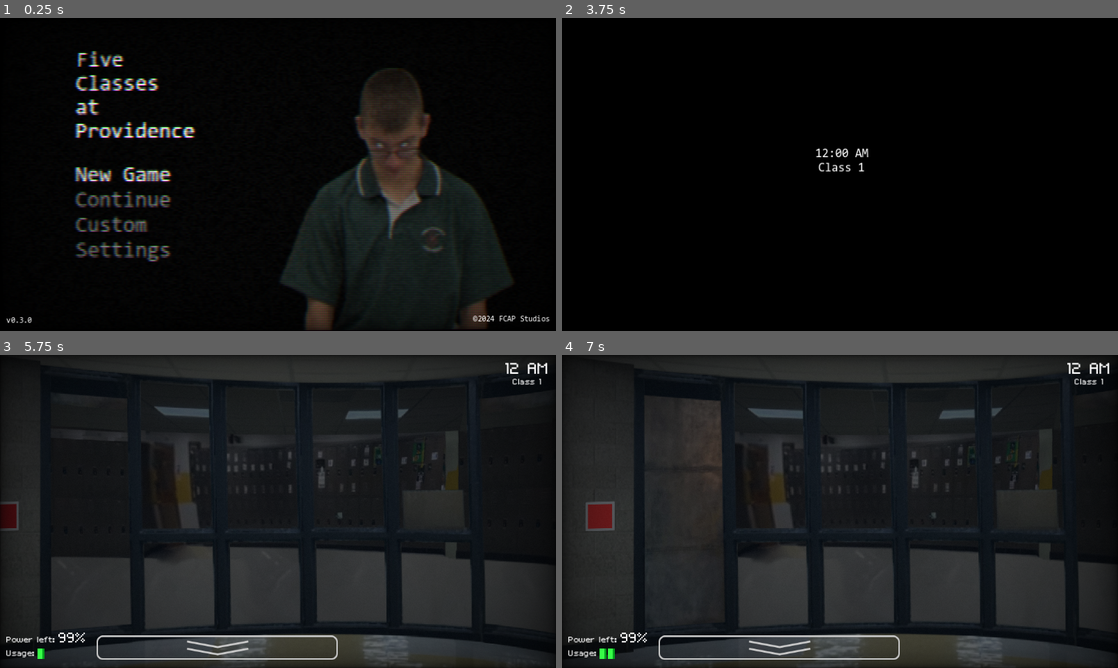
Above: before the commit, frames 1-4 (two rows, left to right).
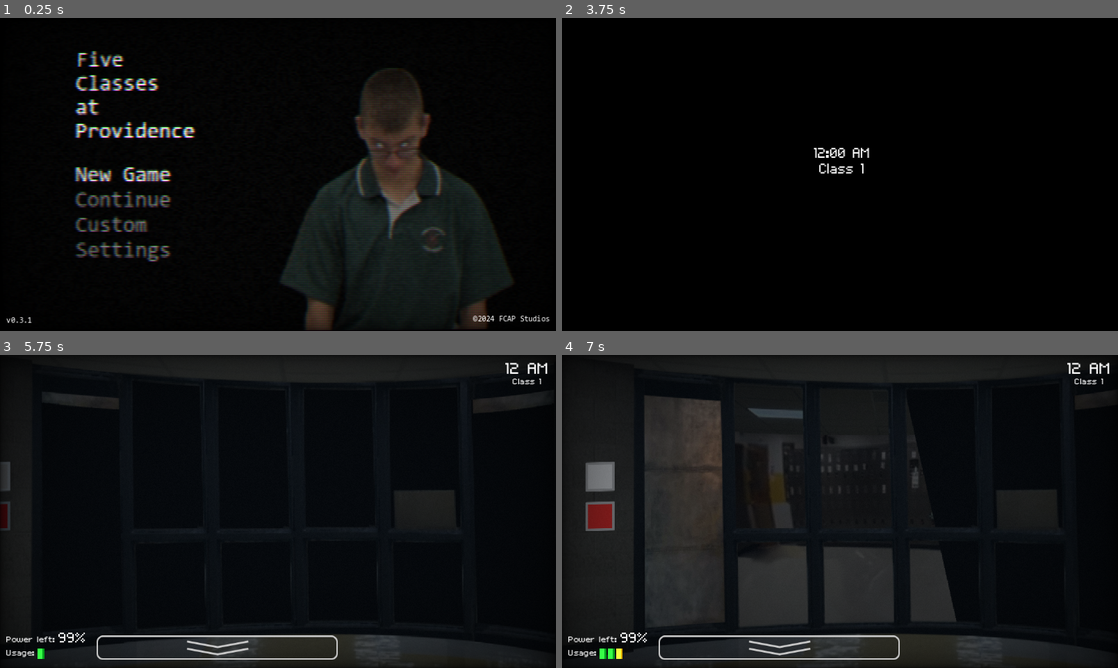
Above: after the commit, the same moments.

Repository: NMedvesky/fcap
Game: Godot game, scene res://scenes/main_menu.tscn
Two runs of this game, one before a commit and one after it. Both use one fixed random seed, a clock stepped at 60 frames per second and the inputs below.
Inputs (mouse positions are in pixels of both pictures, inside the frame that each line leads up to):
- Up to frame 1 (0.25 s): no input
- Up to frame 2 (3.75 s): click "New Game" at 0.5 s; move the mouse to (962, 158) at 1.27 s; move the mouse to (728, 190) at 2.02 s; tap Enter at 2.75 s; move the mouse to (895, 105) at 2.77 s; tap Space at 3.5 s; move the mouse to (812, 237) at 3.52 s
- Up to frame 3 (5.75 s): tap Enter at 4.25 s; move the mouse to (444, 558) at 4.27 s; tap Space at 5 s; move the mouse to (111, 464) at 5.02 s
- Up to frame 4 (7 s): click (567, 517) at 5.77 s; click (600, 477) at 6.52 s

The runs differ from the first frame. In frame 1, less than 0.1% of the frame differs, in the area x 4-6%, y 95-98%; in frame 2, 0.4%; in frame 3, 24%, in the area x 0-99%, y 7-100%; in frame 4, 8.1%.

Commit message:
Added death

Diff:
--- a/door_button.tres
+++ b/door_button.tres
@@ -1,9 +1,10 @@
 [gd_resource type="StyleBoxFlat" format=3 uid="uid://eidtbqnylfeh"]
 
 [resource]
-bg_color = Color(0.75353, 0.0434442, 0.0428038, 1)
+bg_color = Color(0.600473, 0.025248, 0.0253018, 1)
 skew = Vector2(0, 0.025)
 border_width_left = 5
 border_width_top = 5
 border_width_right = 5
 border_width_bottom = 5
+border_color = Color(0.507341, 0.572717, 0.612442, 1)
--- /dev/null
+++ b/light_button.tres
@@ -0,0 +1,10 @@
+[gd_resource type="StyleBoxFlat" format=3 uid="uid://c6d1p2jownw0n"]
+
+[resource]
+bg_color = Color(0.625597, 0.625597, 0.625597, 1)
+skew = Vector2(0, 0.025)
+border_width_left = 5
+border_width_top = 5
+border_width_right = 5
+border_width_bottom = 5
+border_color = Color(0.675693, 0.709162, 0.73977, 1)
--- /dev/null
+++ b/scenes/death.gd
@@ -0,0 +1 @@
+extends Node2D
--- /dev/null
+++ b/scenes/death.tscn
@@ -0,0 +1,30 @@
+[gd_scene load_steps=3 format=3 uid="uid://eh2xpi3cv3yy"]
+
+[ext_resource type="PackedScene" uid="uid://c2rs1sgqd85r" path="res://scenes/static_shader.tscn" id="1_0et0i"]
+[ext_resource type="Script" path="res://scripts/death.gd" id="1_36it1"]
+
+[node name="DeathScreen" type="Node2D"]
+script = ExtResource("1_36it1")
+
+[node name="ColorRect" type="ColorRect" parent="."]
+offset_right = 1152.0
+offset_bottom = 648.0
+color = Color(0, 0, 0, 1)
+
+[node name="Label" type="Label" parent="."]
+anchors_preset = 8
+anchor_left = 0.5
+anchor_top = 0.5
+anchor_right = 0.5
+anchor_bottom = 0.5
+offset_left = 458.0
+offset_top = 297.0
+offset_right = 678.0
+offset_bottom = 348.0
+grow_horizontal = 2
+grow_vertical = 2
+theme_override_colors/font_color = Color(1, 0, 0, 1)
+theme_override_font_sizes/font_size = 50
+text = "YOU DIED"
+
+[node name="Node2D" parent="." instance=ExtResource("1_0et0i")]
--- a/scenes/hud.tscn
+++ b/scenes/hud.tscn
@@ -304,6 +304,27 @@
 offset_bottom = 629.0
 color = Color(0.996078, 0.0627451, 0.109804, 1)
 
+[node name="PS5" type="Control" parent="Control/HBoxContainer"]
+unique_name_in_owner = true
+visible = false
+layout_mode = 2
+
+[node name="ColorRect2" type="ColorRect" parent="Control/HBoxContainer/PS5"]
+layout_mode = 0
+offset_left = 91.0
+offset_top = 606.0
+offset_right = 95.0
+offset_bottom = 629.0
+color = Color(0.631032, 2.29824e-06, 0.0483486, 1)
+
+[node name="ColorRect" type="ColorRect" parent="Control/HBoxContainer/PS5"]
+layout_mode = 0
+offset_left = 81.0
+offset_top = 606.0
+offset_right = 91.0
+offset_bottom = 629.0
+color = Color(0.996078, 0, 0, 1)
+
 [node name="FlipCameraButton" type="Sprite2D" parent="Control"]
 position = Vector2(450, 606)
 texture = ExtResource("3_jnajn")
--- a/scenes/main_menu.tscn
+++ b/scenes/main_menu.tscn
@@ -1,10 +1,11 @@
-[gd_scene load_steps=10 format=3 uid="uid://cxhritgu733yp"]
+[gd_scene load_steps=11 format=3 uid="uid://cxhritgu733yp"]
 
 [ext_resource type="Script" path="res://scripts/main_menu.gd" id="1_egnvw"]
 [ext_resource type="Texture2D" uid="uid://fhwgvg6yel0e" path="res://assets/andy.png" id="2_vd2sy"]
 [ext_resource type="Texture2D" uid="uid://daysfys1j15is" path="res://assets/andy3.png" id="3_1nenl"]
 [ext_resource type="Shader" path="res://static_shader.gdshader" id="3_4vg7o"]
 [ext_resource type="Texture2D" uid="uid://dguimrjyk1tkc" path="res://assets/andy2.png" id="4_svbk6"]
+[ext_resource type="FontFile" uid="uid://bbukuelexghp0" path="res://assets/Volter.ttf" id="6_axw02"]
 
 [sub_resource type="SpriteFrames" id="SpriteFrames_sdrxs"]
 animations = [{
@@ -189,7 +190,7 @@
 offset_right = 57.0
 offset_bottom = 636.0
 grow_vertical = 0
-text = "v0.3.0"
+text = "v0.3.1"
 vertical_alignment = 2
 
 [node name="copyright" type="Label" parent="Control"]
@@ -236,6 +237,7 @@
 offset_bottom = 316.0
 grow_horizontal = 2
 grow_vertical = 2
+theme_override_fonts/font = ExtResource("6_axw02")
 theme_override_font_sizes/font_size = 25
 text = "12:00 AM
 Class 1"
--- a/scenes/office.tscn
+++ b/scenes/office.tscn
@@ -10,7 +10,9 @@
 [ext_resource type="StyleBox" uid="uid://eidtbqnylfeh" path="res://door_button.tres" id="6_xt558"]
 [ext_resource type="Shader" path="res://static_shader.gdshader" id="7_0jlsc"]
 [ext_resource type="Texture2D" uid="uid://hmx07nkhv4bq" path="res://assets/office/walls.png" id="7_6ojnw"]
+[ext_resource type="Texture2D" uid="uid://5n20845gliv2" path="res://assets/andy_dark.png" id="7_c17fb"]
 [ext_resource type="PackedScene" uid="uid://baqi14unvsack" path="res://scenes/hud.tscn" id="8_72fp2"]
+[ext_resource type="StyleBox" uid="uid://c6d1p2jownw0n" path="res://light_button.tres" id="10_vyocw"]
 
 [sub_resource type="RectangleShape2D" id="RectangleShape2D_ucd8o"]
 size = Vector2(257, 688)
@@ -19,6 +21,14 @@
 
 [sub_resource type="StyleBoxFlat" id="StyleBoxFlat_nhuft"]
 bg_color = Color(0.989077, 0.161052, 0.131075, 1)
+skew = Vector2(0, 0.025)
+border_width_left = 5
+border_width_top = 5
+border_width_right = 5
+border_width_bottom = 5
+
+[sub_resource type="StyleBoxFlat" id="StyleBoxFlat_7u1s2"]
+bg_color = Color(1, 1, 1, 1)
 skew = Vector2(0, 0.025)
 border_width_left = 5
 border_width_top = 5
@@ -90,26 +100,54 @@
 offset_bottom = 40.0
 
 [node name="Background" type="Sprite2D" parent="CanvasLayer/ScrollView/SubViewport/Office"]
+modulate = Color(0.707967, 0.707967, 0.707967, 1)
 position = Vector2(742.08, 328.562)
 scale = Vector2(0.79, 0.79)
 texture = ExtResource("5_421ll")
 
 [node name="Andy" type="Sprite2D" parent="CanvasLayer/ScrollView/SubViewport/Office"]
 visible = false
+modulate = Color(0.486275, 0.486275, 0.486275, 1)
 scale = Vector2(0.715, 0.615)
 texture = ExtResource("3_gcs1j")
 
 [node name="John" type="Sprite2D" parent="CanvasLayer/ScrollView/SubViewport/Office"]
 visible = false
+modulate = Color(0.486275, 0.486275, 0.486275, 1)
 position = Vector2(1139, 344)
 scale = Vector2(0.697, 0.597)
 texture = ExtResource("4_b62ti")
 
 [node name="Sean" type="Sprite2D" parent="CanvasLayer/ScrollView/SubViewport/Office"]
 visible = false
+modulate = Color(0.485703, 0.485704, 0.485703, 1)
 position = Vector2(251, 337)
 scale = Vector2(0.735, 0.635)
 texture = ExtResource("5_bd8ah")
+
+[node name="LeftDarkness" type="Polygon2D" parent="CanvasLayer/ScrollView/SubViewport/Office"]
+position = Vector2(-0.582092, 0)
+scale = Vector2(1.00498, 1)
+color = Color(0, 0, 0, 1)
+polygon = PackedVector2Array(681.193, 106, 577.708, 524, 112.025, 532, 117, 93)
+
+[node name="RightDarkness" type="Polygon2D" parent="CanvasLayer/ScrollView/SubViewport/Office"]
+position = Vector2(588, 18)
+scale = Vector2(1.00498, 1)
+color = Color(0, 0, 0, 1)
+polygon = PackedVector2Array(689.569, 80, 677.629, 512, 233.837, 506, 115.426, 78)
+
+[node name="MiddleDarkness" type="Polygon2D" parent="CanvasLayer/ScrollView/SubViewport/Office"]
+position = Vector2(588, 18)
+scale = Vector2(1.00498, 1)
+color = Color(0, 0, 0, 1)
+polygon = PackedVector2Array(243.787, 502, -19.901, 505, 109.455, 28)
+
+[node name="DarkAndy" type="Sprite2D" parent="CanvasLayer/ScrollView/SubViewport/Office"]
+visible = false
+position = Vector2(248, 350)
+scale = Vector2(0.755, 0.655)
+texture = ExtResource("7_c17fb")
 
 [node name="RightDoor" type="Sprite2D" parent="CanvasLayer/ScrollView/SubViewport/Office"]
 unique_name_in_owner = true
@@ -125,6 +163,7 @@
 flip_h = true
 
 [node name="Walls" type="Sprite2D" parent="CanvasLayer/ScrollView/SubViewport/Office"]
+modulate = Color(0.537011, 0.537011, 0.537011, 1)
 position = Vector2(742.08, 328.562)
 scale = Vector2(0.79, 0.79)
 texture = ExtResource("7_6ojnw")
@@ -151,6 +190,34 @@
 theme_override_styles/normal = ExtResource("6_xt558")
 toggle_mode = true
 
+[node name="LeftLightButton" type="Button" parent="CanvasLayer/GUIControl"]
+unique_name_in_owner = true
+layout_mode = 0
+offset_left = -81.0
+offset_top = 222.0
+offset_right = -21.0
+offset_bottom = 282.0
+theme_override_styles/focus = SubResource("StyleBoxEmpty_f2x4e")
+theme_override_styles/disabled = ExtResource("10_vyocw")
+theme_override_styles/hover = ExtResource("10_vyocw")
+theme_override_styles/pressed = SubResource("StyleBoxFlat_7u1s2")
+theme_override_styles/normal = ExtResource("10_vyocw")
+toggle_mode = true
+
+[node name="RightLightButton" type="Button" parent="CanvasLayer/GUIControl"]
+unique_name_in_owner = true
+layout_mode = 0
+offset_left = 1190.0
+offset_top = 222.0
+offset_right = 1250.0
+offset_bottom = 282.0
+theme_override_styles/focus = SubResource("StyleBoxEmpty_f2x4e")
+theme_override_styles/disabled = ExtResource("10_vyocw")
+theme_override_styles/hover = ExtResource("10_vyocw")
+theme_override_styles/pressed = SubResource("StyleBoxFlat_7u1s2")
+theme_override_styles/normal = ExtResource("10_vyocw")
+toggle_mode = true
+
 [node name="RightDoorButton" type="Button" parent="CanvasLayer/GUIControl"]
 unique_name_in_owner = true
 layout_mode = 0
@@ -166,7 +233,7 @@
 toggle_mode = true
 
 [node name="ColorRect" type="ColorRect" parent="CanvasLayer"]
-modulate = Color(1, 1, 1, 0.505882)
+modulate = Color(1, 1, 1, 0.392157)
 offset_right = 1152.0
 offset_bottom = 648.0
 mouse_filter = 2
@@ -186,4 +253,6 @@
 [connection signal="mouse_entered" from="RightArea" to="." method="_on_right_area_mouse_entered"]
 [connection signal="mouse_exited" from="RightArea" to="." method="_on_right_area_mouse_exited"]
 [connection signal="toggled" from="CanvasLayer/GUIControl/LeftDoorButton" to="." method="_on_left_door_button_toggled"]
+[connection signal="toggled" from="CanvasLayer/GUIControl/LeftLightButton" to="." method="_on_left_light_button_toggled"]
+[connection signal="toggled" from="CanvasLayer/GUIControl/RightLightButton" to="." method="_on_right_light_button_toggled"]
 [connection signal="toggled" from="CanvasLayer/GUIControl/RightDoorButton" to="." method="_on_right_door_button_toggled"]
--- a/scripts/BaseStudent.gd
+++ b/scripts/BaseStudent.gd
@@ -14,31 +14,42 @@
 var move_on_cams : bool
 var level : int
 var student_name : String
+var timer
 
 func init(root):
     possible_locations = default_possible_locations
 
-    var timer = Timer.new()
+    timer = Timer.new()
     timer.timeout.connect(_on_timer_timeout)
     timer.wait_time = movement_delay
     timer.autostart = true
     root.add_child(timer)
+
+    SignalBus.jumpscare.connect(_on_jumpscare)
 
 func update_level(lev):
     level = lev
     movement_delay = 15 - (level * 0.5) + randf_range(0, 3)
     movement_chance = level * 0.05
 
+func reset_student():
+    location = "big_gym"
+    possible_locations = default_possible_locations
+    SignalBus.student_moved.emit(student_name, location)
+
+func _on_jumpscare(student):
+    self.queue_free()
+
 func _on_timer_timeout():
     if (Global.cams and move_on_cams) or (not Global.cams):
-        if randf() > movement_chance:
+        var bonus_chance = int(location == "door_left" or location == "door_right") * 0.2
+        if randf() > movement_chance + bonus_chance:
             return
 
         if location == "door_left":
             if Global.left_door:
-                location = "big_gym"
-                SignalBus.student_moved.emit(student_name, location)
-                # Global.office_left_student = [student_name, Global.OFFICE_POS["left_door"]]
+                Global.office_left_student = false
+                reset_student()
                 return
             else:
                 SignalBus.jumpscare.emit(student_name)
@@ -46,8 +57,8 @@
 
         elif location == "door_right":
             if Global.right_door:
-                location = "big_gym"
-                SignalBus.student_moved.emit(student_name, location)
+                Global.office_right_student = false
+                reset_student()
                 return
             else:
                 SignalBus.jumpscare.emit(student_name)
--- a/scripts/Global.gd
+++ b/scripts/Global.gd
@@ -1,5 +1,9 @@
 extends Node
 
+### SESSION INFO
+var class_num = 1
+
+### NIGHT INFO
 var power : float = 100.0
 var power_usage : int = 1
 var time : int = 0 # seconds
@@ -12,7 +16,13 @@
 var office_left_student
 var office_right_student
 
-const POWER_DRAIN = 0.16667
+const POWER_DRAIN = [
+    0.1,
+    0.125,
+    0.14,
+    0.15,
+    0.16667
+]
 
 const LOCATIONS = {
     "big_gym"     : ["north_hall", "small_gym", "old_cafe", "commons"],
--- a/scripts/Students.gd
+++ b/scripts/Students.gd
@@ -1,12 +1,12 @@
 extends Node
 
 # 0 - 20
-# var andy_level = 3
-# var sean_level = 5
-# var john_level = 4
-var andy_level = 20
-var sean_level = 20
-var john_level = 20
+var andy_level = 3
+var sean_level = 5
+var john_level = 4
+# var andy_level = 20
+# var sean_level = 20
+# var john_level = 20
 
 var andy
 var sean
@@ -14,26 +14,29 @@
 
 # Init Students
 func _ready():
-	andy = BaseStudent.duplicate()
-	if andy_level > 0:
-		andy.student_name = "Andy"
-		andy.location = "big_gym"
-		andy.default_possible_locations = ["small_gym", "old_cafe"]
-		andy.move_on_cams = false
-		andy.update_level(andy_level)
+    setup_students()
 
-	sean = BaseStudent.duplicate()
-	if sean_level > 0:
-		sean.student_name = "Sean"
-		sean.location = "big_gym"
-		sean.default_possible_locations = ["north_hall"]
-		sean.move_on_cams = true
-		sean.update_level(sean_level)
+func setup_students():
+    andy = BaseStudent.duplicate()
+    if andy_level > 0:
+        andy.student_name = "Andy"
+        andy.location = "big_gym"
+        andy.default_possible_locations = ["small_gym", "old_cafe"]
+        andy.move_on_cams = false
+        andy.update_level(andy_level)
 
-	john = BaseStudent.duplicate()
-	if john_level > 0:
-		john.student_name = "John"
-		john.location = "big_gym"
-		john.default_possible_locations = ["commons"]
-		john.move_on_cams = true
-		john.update_level(john_level)
+    sean = BaseStudent.duplicate()
+    if sean_level > 0:
+        sean.student_name = "Sean"
+        sean.location = "big_gym"
+        sean.default_possible_locations = ["north_hall"]
+        sean.move_on_cams = true
+        sean.update_level(sean_level)
+
+    john = BaseStudent.duplicate()
+    if john_level > 0:
+        john.student_name = "John"
+        john.location = "big_gym"
+        john.default_possible_locations = ["commons"]
+        john.move_on_cams = true
+        john.update_level(john_level)
--- a/scripts/big_gym.gd
+++ b/scripts/big_gym.gd
@@ -2,7 +2,14 @@
 
 const room = "big_gym"
 
-func _physics_process(_delta):
+func _ready():
+    update()
+    SignalBus.student_moved.connect(_on_student_moved)
+
+func _on_student_moved(_student, _location):
+    update()
+
+func update():
     $Andy.visible = false
     $Sean.visible = false
     $John.visible = false
--- a/scripts/commons.gd
+++ b/scripts/commons.gd
@@ -2,7 +2,14 @@
 
 const room = "commons"
 
-func _physics_process(_delta):
+func _ready():
+    update()
+    SignalBus.student_moved.connect(_on_student_moved)
+
+func _on_student_moved(_student, _location):
+    update()
+
+func update():
     # if Students.sean.location == room:
     #     $Sean.visible = true
 
--- /dev/null
+++ b/scripts/death.gd
@@ -0,0 +1,22 @@
+extends Node2D
+
+const WAIT_TIME = 2
+
+var main_menu = preload("res://scenes/main_menu.tscn")
+
+func _ready():
+    Global.power = 100.0
+    Global.power_usage = 1
+    Global.time = 0 # seconds
+    Global.cams = false
+
+    Global.left_door = false
+    Global.right_door = false
+
+    Global.office_left_student = null
+    Global.office_right_student = null
+
+    Students.setup_students()
+
+    await get_tree().create_timer(WAIT_TIME).timeout
+    get_tree().change_scene_to_packed(main_menu)
--- a/scripts/east_hall.gd
+++ b/scripts/east_hall.gd
@@ -2,7 +2,14 @@
 
 const room = "east_hall"
 
-func _physics_process(_delta):
+func _ready():
+    update()
+    SignalBus.student_moved.connect(_on_student_moved)
+
+func _on_student_moved(_student, _location):
+    update()
+
+func update():
     # if Students.sean.location == room:
     #     $Sean.visible = true
 
--- a/scripts/hud.gd
+++ b/scripts/hud.gd
@@ -17,7 +17,7 @@
 func _physics_process(delta):
     if Global.power <= 0: return
 
-    Global.power -= Global.power_usage * Global.POWER_DRAIN * delta
+    Global.power -= Global.power_usage * Global.POWER_DRAIN[Global.class_num] * delta
     if Global.power <= 0:
         Global.power = 0
         SignalBus.power_outage.emit()
@@ -74,23 +74,34 @@
         %PS2.visible = false
         %PS3.visible = false
         %PS4.visible = false
+        %PS5.visible = false
     elif Global.power_usage == 1:
         %PS1.visible = true
         %PS2.visible = false
         %PS3.visible = false
         %PS4.visible = false
+        %PS5.visible = false
     elif Global.power_usage == 2:
         %PS1.visible = true
         %PS2.visible = true
         %PS3.visible = false
         %PS4.visible = false
+        %PS5.visible = false
     elif Global.power_usage == 3:
         %PS1.visible = true
         %PS2.visible = true
         %PS3.visible = true
         %PS4.visible = false
-    elif Global.power_usage >= 4:
+        %PS5.visible = false
+    elif Global.power_usage == 4:
         %PS1.visible = true
         %PS2.visible = true
         %PS3.visible = true
         %PS4.visible = true
+        %PS5.visible = false
+    elif Global.power_usage >= 5:
+        %PS1.visible = true
+        %PS2.visible = true
+        %PS3.visible = true
+        %PS4.visible = true
+        %PS5.visible = true
--- a/scripts/main_hall.gd
+++ b/scripts/main_hall.gd
@@ -2,7 +2,14 @@
 
 const room = "main_hall"
 
-func _physics_process(_delta):
+func _ready():
+    update()
+    SignalBus.student_moved.connect(_on_student_moved)
+
+func _on_student_moved(_student, _location):
+    update()
+
+func update():
     $Andy.visible = false
     $Sean.visible = false
     $John.visible = false
--- a/scripts/main_menu.gd
+++ b/scripts/main_menu.gd
@@ -1,9 +1,6 @@
 extends Node2D
 
-# var simultaneous_scene = preload("res://office.tscn").instantiate()
-#
-# func _add_a_scene_manually():
-#     get_tree().root.add_child(simultaneous_scene)
+var office_scene = preload("res://scenes/office.tscn")
 
 func wait(seconds):
     await get_tree().create_timer(seconds).timeout
@@ -27,6 +24,7 @@
     tween.tween_interval(1)
     await tween.finished
 
+    $Class.text = $Class.text.left(-1) + str(Global.class_num)
     $Class.visible = true
     await wait(2)
 
@@ -34,7 +32,7 @@
     Students.andy.init(root)
     Students.sean.init(root)
     Students.john.init(root)
-    get_tree().change_scene_to_file("res://scenes/office.tscn")
+    get_tree().change_scene_to_packed(office_scene)
 
 ### Hover selection arrows >>
 func add_selection_arrows(button):
--- a/scripts/north_hall.gd
+++ b/scripts/north_hall.gd
@@ -2,7 +2,14 @@
 
 const room = "north_hall"
 
-func _physics_process(_delta):
+func _ready():
+    update()
+    SignalBus.student_moved.connect(_on_student_moved)
+
+func _on_student_moved(_student, _location):
+    update()
+
+func update():
     $Andy.visible = false
     $Sean.visible = false
     $Sean2.visible = false
--- a/scripts/office.gd
+++ b/scripts/office.gd
@@ -1,18 +1,22 @@
 extends Node2D
 
-const SPEED = 0.005
+const SPEED = 0.0035
 var scroll_speed = 0
 var shader_scroll
 
 const DOOR_TIME = 0.3
 
-var left_door_moving : bool = false
-var right_door_moving : bool = false
+# var left_door_moving : bool = false
+# var right_door_moving : bool = false
+
+var left_light_on : bool = false
+var right_light_on : bool = false
 
 func _ready():
     shader_scroll = %ScrollView.material.get_shader_parameter("scroll")
     SignalBus.student_moved.connect(_on_student_move)
     SignalBus.power_outage.connect(_on_power_outage)
+    SignalBus.jumpscare.connect(_on_jumpscare)
 
 func _on_student_move(student_name, location):
     var student = %Office.get_node(student_name)
@@ -22,7 +26,7 @@
     elif location == "door_left":
         student.position = Global.OFFICE_POS["left_door"]
         student.visible = true
-    if location == "office_right":
+    elif location == "office_right":
         student.position = Global.OFFICE_POS["right_window"]
         student.visible = true
     elif location == "door_right":
@@ -34,8 +38,22 @@
 func _on_power_outage():
     %LeftDoorButton.disabled = true
     %RightDoorButton.disabled = true
+    %LeftLightButton.disabled = true
+    %RightLightButton.disabled = true
     left_door(false)
     right_door(false)
+    left_light(false)
+    right_light(false)
+    $CanvasLayer/ColorRect.modulate.a = 0.66
+
+    await get_tree().create_timer(3).timeout
+
+    %Office/DarkAndy.visible = true
+
+func _on_jumpscare(student_name):
+    # jump scare here
+
+    get_tree().change_scene_to_file("res://scenes/death.tscn")
 
 func _on_left_area_mouse_entered():
     scroll_speed = -SPEED
@@ -88,3 +106,25 @@
     # Move GUI
     %GUIControl.position.x -= scroll_speed * 1500
     %GUIControl.position.x = clamp(%GUIControl.position.x, -150, 130)
+
+func left_light(on):
+    Global.power_usage += int(on)*2 - 1
+    SignalBus.power_change.emit()
+    left_light_on = on
+    %Office/LeftDarkness.visible = not on
+    if not right_light_on:
+        %Office/MiddleDarkness.visible = not on
+
+func right_light(on):
+    Global.power_usage += int(on)*2 - 1
+    SignalBus.power_change.emit()
+    right_light_on = on
+    %Office/RightDarkness.visible = not on
+    if not left_light_on:
+        %Office/MiddleDarkness.visible = not on
+
+func _on_right_light_button_toggled(toggled_on:bool):
+    right_light(toggled_on)
+
+func _on_left_light_button_toggled(toggled_on:bool):
+    left_light(toggled_on)
--- a/scripts/old_cafe.gd
+++ b/scripts/old_cafe.gd
@@ -2,7 +2,14 @@
 
 const room = "old_cafe"
 
-func _physics_process(_delta):
+func _ready():
+    update()
+    SignalBus.student_moved.connect(_on_student_moved)
+
+func _on_student_moved(_student, _location):
+    update()
+
+func update():
     $Andy.visible = false
     $Sean.visible = false
     $John.visible = false
--- a/scripts/science_lab.gd
+++ b/scripts/science_lab.gd
@@ -2,7 +2,14 @@
 
 const room = "science_lab"
 
-func _physics_process(_delta):
+func _ready():
+    update()
+    SignalBus.student_moved.connect(_on_student_moved)
+
+func _on_student_moved(_student, _location):
+    update()
+
+func update():
     $Andy.visible = false
     $Sean.visible = false
     $Sean2.visible = false
--- a/scripts/small_gym.gd
+++ b/scripts/small_gym.gd
@@ -2,7 +2,14 @@
 
 const room = "small_gym"
 
-func _physics_process(_delta):
+func _ready():
+    update()
+    SignalBus.student_moved.connect(_on_student_moved)
+
+func _on_student_moved(_student, _location):
+    update()
+
+func update():
     $Andy.visible = false
     $Sean.visible = false
     $John.visible = false
Binary file added: assets/andy_dark.png
Not shown, added: assets/andy_dark.png.import
Not shown: 1 places in scenes/office.tscn that only renumber resources
